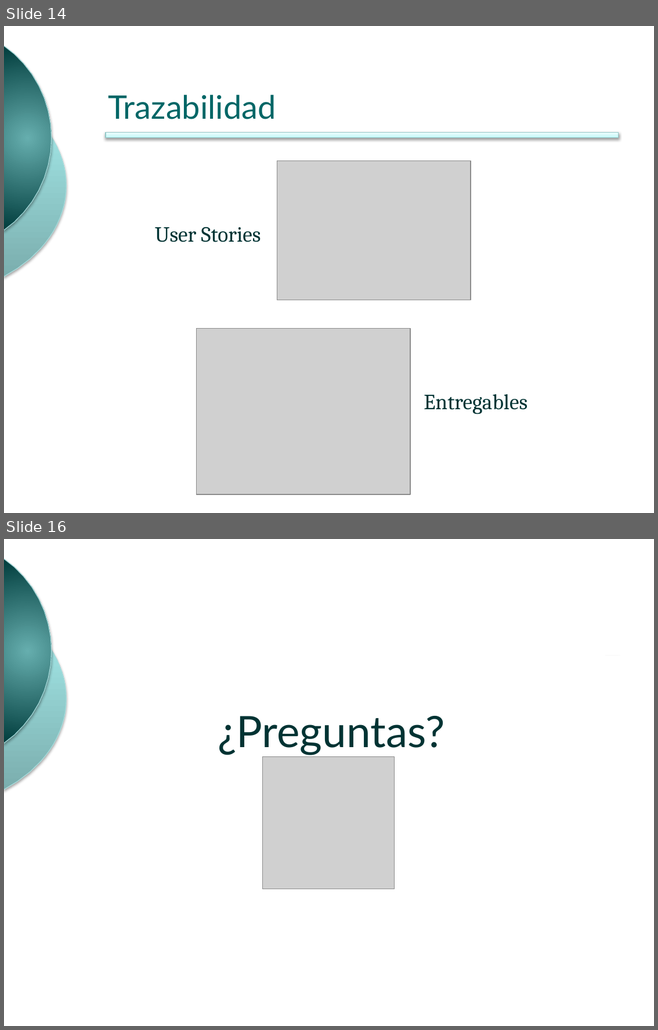
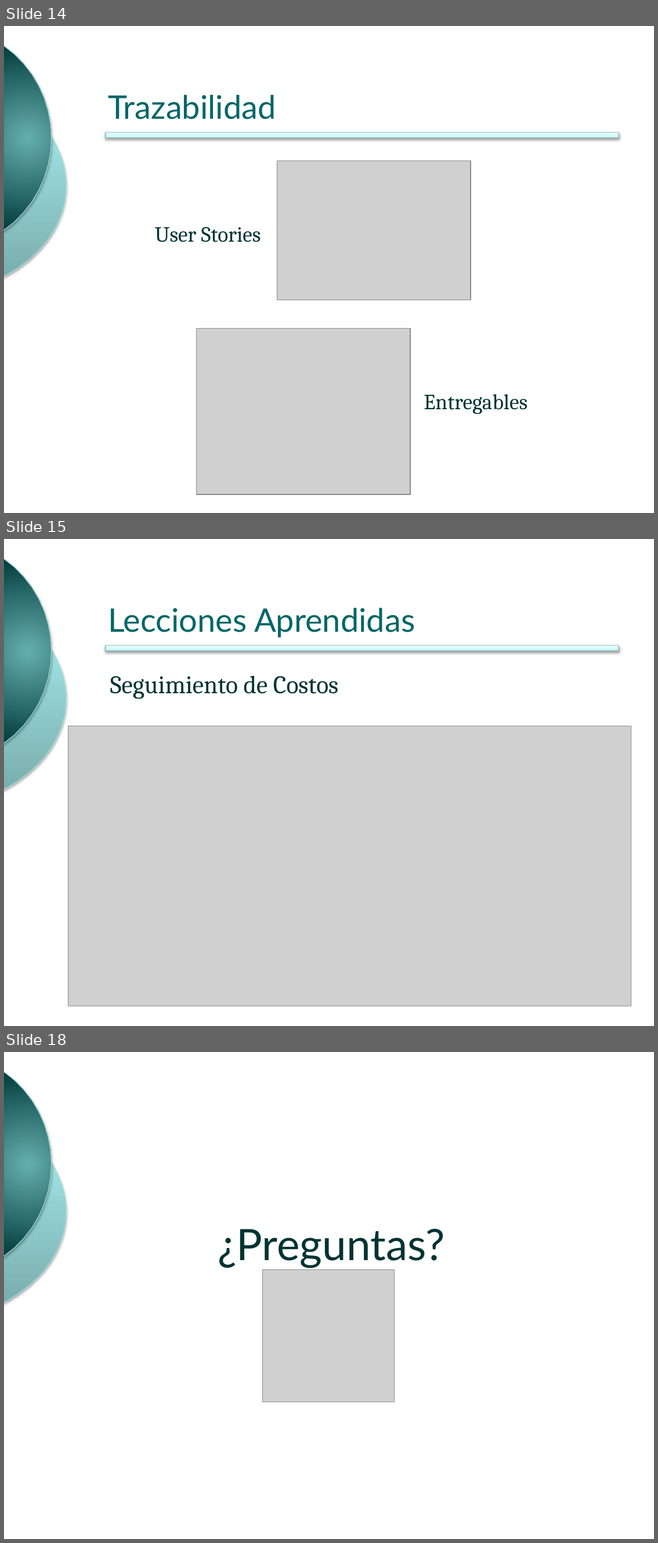
Before and after one commit to ingevy/taller-desarrollo-proyectos-ii-2do-2010, a slide deck: presentations/presentacionFinal.pptx. Shown one above the other, each under a label of ours: slides 14 and 16 before the commit, slides 14, 15 and 18 after it; the slides between them are not shown. The pictures are 658x1030 and 658x1543 pixels, drawn with LibreOffice and Linux fonts; fonts in the diff are those of the drawing; grey boxes stand for pictures; background and template pictures are left out. Boxes give left, top, right and bottom in pixels: in the first picture for what was removed or moved away, otherwise in the second. Text is boxed around its words. In the diff, an @@ line names an element or a change of style, - is before the commit and + after.

```diff
--- a/presentations/presentacionFinal.pptx
+++ b/presentations/presentacionFinal.pptx
@@ slide 15 added at (x1=4, y1=539, x2=654, y2=1026), background #FFFFFF; not listed: 3 template elements that a slide beside it also shows @@
@@ title added at (x1=108, y1=607, x2=415, y2=638), 36 pt, text #006666 @@
+Lecciones Aprendidas
@@ text added at (x1=110, y1=675, x2=338, y2=699), 28 pt, text #003333 @@
+Seguimiento de Costos
@@ picture added at (x1=68, y1=726, x2=631, y2=1006) @@
@@ what was slide 16 is now slide 18 @@
```
Also in this commit, not shown: 1 slide changed, 1 other slide added, 2 other files.
